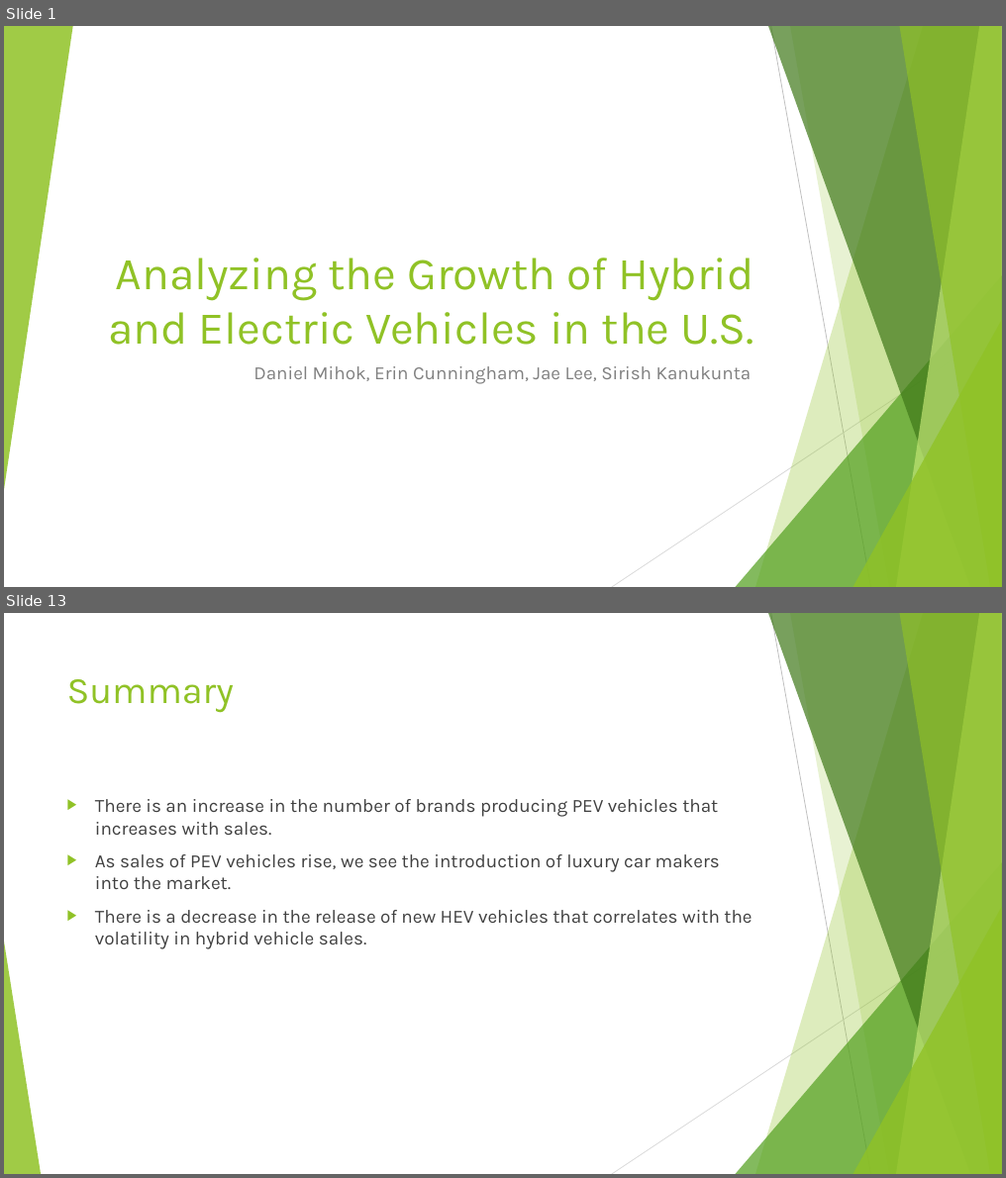
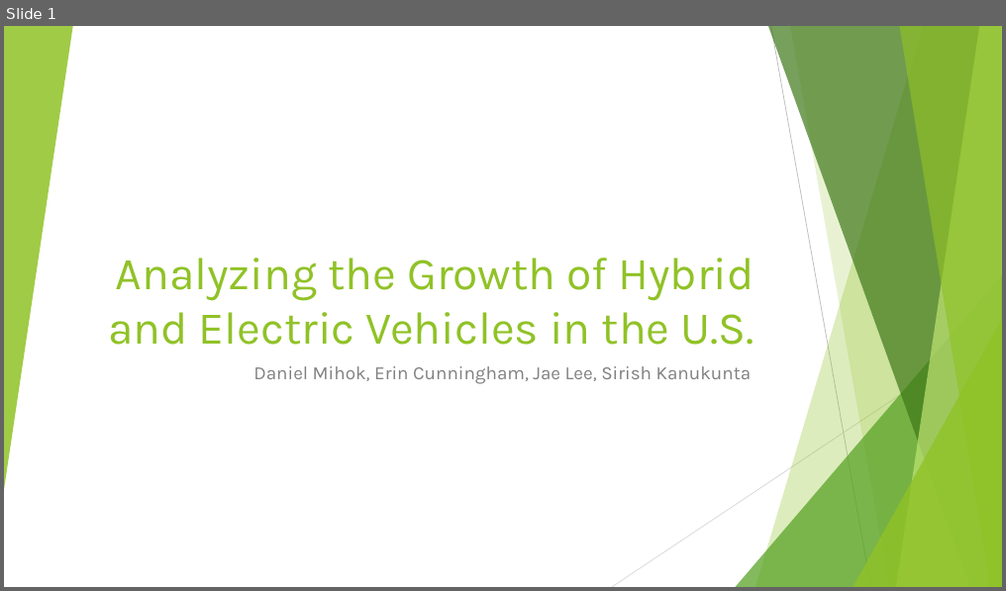
Before and after one commit to Barbara-Gordon/Team9, a slide deck: Presentation1.pptx. Shown one above the other, each under a label of ours: slides 1 and 13 before the commit, slide 1 after it; the slides between them are not shown. The pictures are 1006x1178 and 1006x591 pixels, drawn with LibreOffice and Linux fonts; fonts in the diff are those of the drawing. Boxes give left, top, right and bottom in pixels: in the first picture for what was removed or moved away, otherwise in the second. Text is boxed around its words. In the diff, an @@ line names an element or a change of style, - is before the commit and + after.

```diff
--- a/Presentation1.pptx
+++ b/Presentation1.pptx
@@ slide 13 removed at bbox=[4, 613, 1002, 1174], background #FFFFFF; not listed: 9 template elements that a slide beside it also shows @@
@@ title removed at bbox=[67, 679, 234, 713] @@
-Summary
@@ text removed at bbox=[95, 799, 751, 950] @@
-▶ There is an increase in the number of brands producing PEV vehicles that increases with sales.
-▶ As sales of PEV vehicles rise, we see the introduction of luxury car makers into the market.
-▶ There is a decrease in the release of new HEV vehicles that correlates with the volatility in hybrid vehicle sales.
@@ triangle removed at bbox=[4, 942, 41, 1174] @@
```
Also in this commit, not shown: 8 slides changed, 10 slides added, 17 other slides removed.
